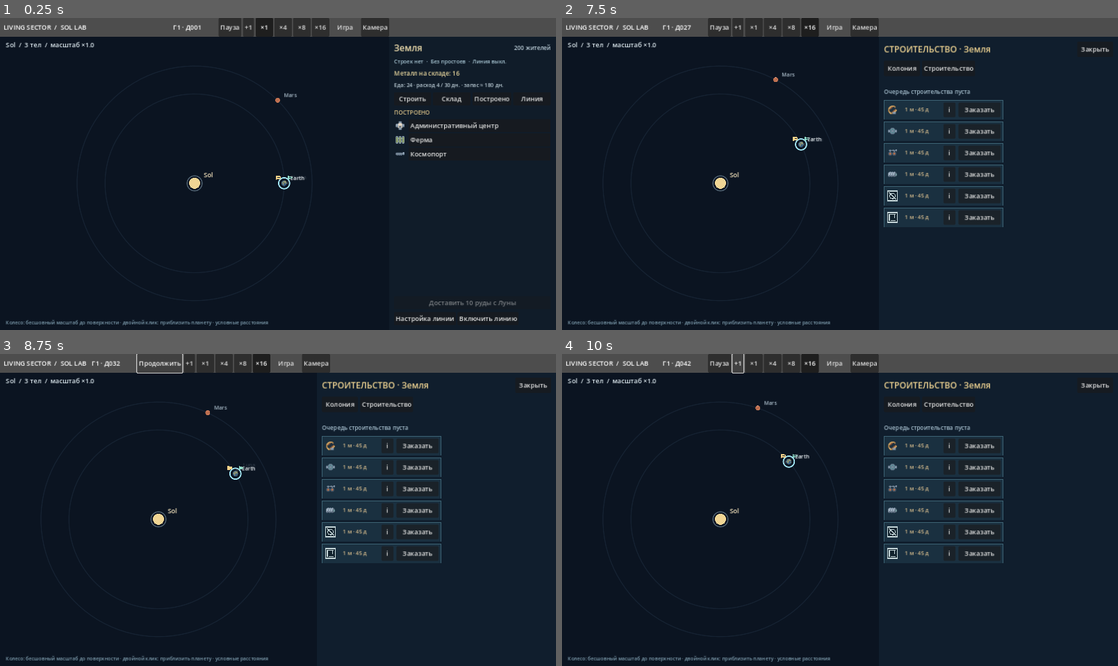
Above: before the commit, frames 1-4 (two rows, left to right).
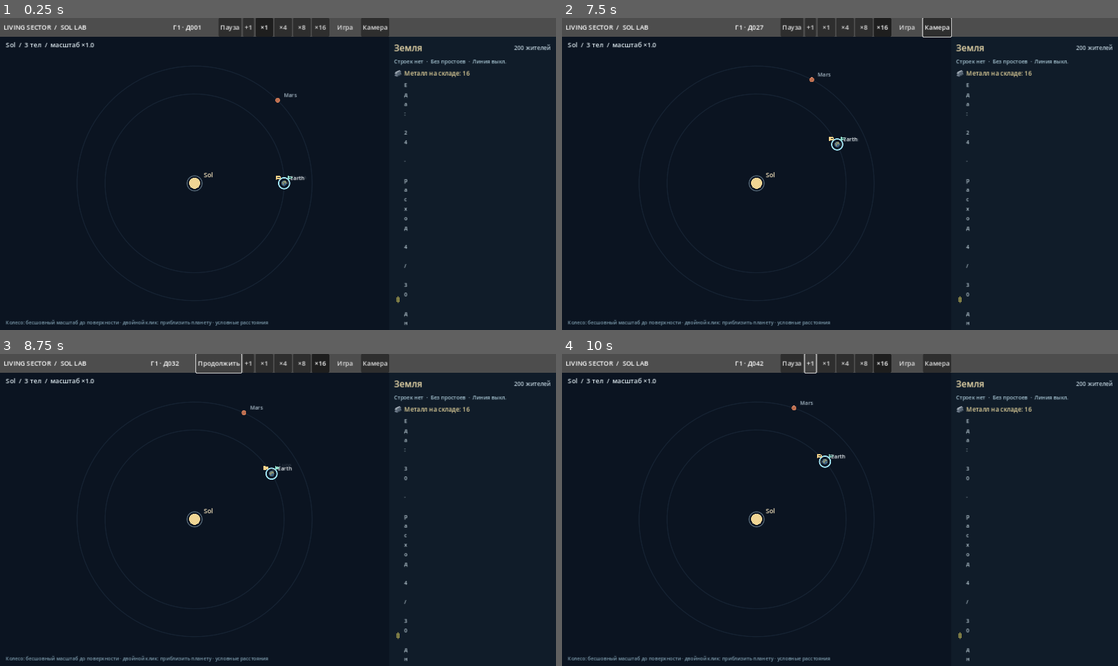
Above: after the commit, the same moments.

Repository: Mefits/Living-Sector
Game: Godot game, scene res://scenes/main.tscn
Two runs of this game, one before a commit and one after it. Both use one fixed random seed, a clock stepped at 60 frames per second and the inputs below.
Inputs (mouse positions are in pixels of both pictures, inside the frame that each line leads up to):
- Up to frame 1 (0.25 s): no input
- Up to frame 2 (7.5 s): click "Пауза" at 0.5 s; click "Продолжить" at 1.25 s; click "+1" at 2 s; click "×1" at 2.75 s; click "×4" at 3.5 s; click "×8" at 4.25 s; click "×16" at 5 s; click "Игра" at 5.75 s; click "Камера" at 6.5 s; click (973, 99) at 7.25 s, where only the run before the commit has a clickable "Строить"
- Up to frame 3 (8.75 s): click "Пауза" at 8 s
- Up to frame 4 (10 s): click "Продолжить" at 8.75 s; click "+1" at 9.5 s

The runs differ from the first frame. In frame 1, 1.4% of the frame differs, in the area x 70-98%, y 16-99%; in frame 2, 7.9%, in the area x 18-99%, y 0-99%; in frame 3, 7.4%; in frame 4, 7.9%.

Commit message:
feat(sol_lab): add resource sprites to colony header and building sprite to selected detail

Diff:
--- a/sol_lab/scripts/view/colony_panel.gd
+++ b/sol_lab/scripts/view/colony_panel.gd
@@ -8,6 +8,7 @@
 const Calendar = preload("res://scripts/sol_calendar.gd")
 const Glyph = preload("res://scripts/view/colony_building_glyph.gd")
 const Stock = preload("res://scripts/view/colony_stock_panel.gd")
+const Icons = preload("res://scripts/view/sol_icon_atlas.gd")
 
 var heading: Label
 var population: Label
@@ -23,6 +24,7 @@
 var built_list: VBoxContainer
 var detail_title: Label
 var detail_description: Label
+var detail_icon: Control
 var overview: VBoxContainer
 var stock_view: VBoxContainer
 var scroll: ScrollContainer
@@ -49,8 +51,20 @@
  summary = _label(layout, "", 13, Color("#a8c6d4"))
  summary.clip_text = true
  summary.text_overrun_behavior = TextServer.OVERRUN_TRIM_ELLIPSIS
- metal = _label(layout, "", 15, Color("#e6d59d"))
- food_status = _label(layout, "", 13, Color("#bfd0d9"))
+ var metals_row := HBoxContainer.new()
+ metals_row.add_theme_constant_override("separation", 5)
+ layout.add_child(metals_row)
+ var metal_icon: TextureRect = Icons.make_icon("metals", false, 20)
+ if metal_icon != null:
+  metals_row.add_child(metal_icon)
+ metal = _label(metals_row, "", 15, Color("#e6d59d"))
+ var food_row := HBoxContainer.new()
+ food_row.add_theme_constant_override("separation", 5)
+ layout.add_child(food_row)
+ var food_icon: TextureRect = Icons.make_icon("food", false, 20)
+ if food_icon != null:
+  food_row.add_child(food_icon)
+ food_status = _label(food_row, "", 13, Color("#bfd0d9"))
  food_status.autowrap_mode = TextServer.AUTOWRAP_WORD_SMART
 
  var navigation := HBoxContainer.new()
@@ -75,7 +89,14 @@
  _label(overview, "ПОСТРОЕНО", 14, Color("#d4bc84"))
  # The selected card comes before the potentially long, scrollable list.
  # _switch_page resets scroll to top on selection from list or globe.
- detail_title = _label(overview, "", 16, Color("#f0dfae"))
+ var building_detail_row := HBoxContainer.new()
+ building_detail_row.add_theme_constant_override("separation", 6)
+ overview.add_child(building_detail_row)
+ detail_icon = Glyph.new()
+ detail_icon.custom_minimum_size = Vector2(36, 36)
+ detail_icon.hide()
+ building_detail_row.add_child(detail_icon)
+ detail_title = _label(building_detail_row, "", 16, Color("#f0dfae"))
  detail_description = _label(overview, "", 13, Color("#bfd0d9"))
  detail_description.autowrap_mode = TextServer.AUTOWRAP_WORD_SMART
  built_list = VBoxContainer.new()
@@ -221,6 +242,7 @@
 func _show_selected_detail() -> void:
  detail_title.hide()
  detail_description.hide()
+ detail_icon.hide()
  for facility in built_facilities:
   if str(facility.get("id", "")) != selected_facility:
    continue
@@ -233,6 +255,9 @@
    state = produced if not produced.is_empty() else "Ожидание первой партии (30 дней)"
   elif kind in ["factory", "power_plant"]:
    state = "Цикл производства не подключён в Sol Lab"
+  detail_icon.kind = kind
+  detail_icon.show()
+  detail_icon.queue_redraw()
   detail_title.text = str(facility.get("name", kind))
   detail_description.text = "%s\nСостояние: %s" % [purpose, state]
   detail_title.show()
